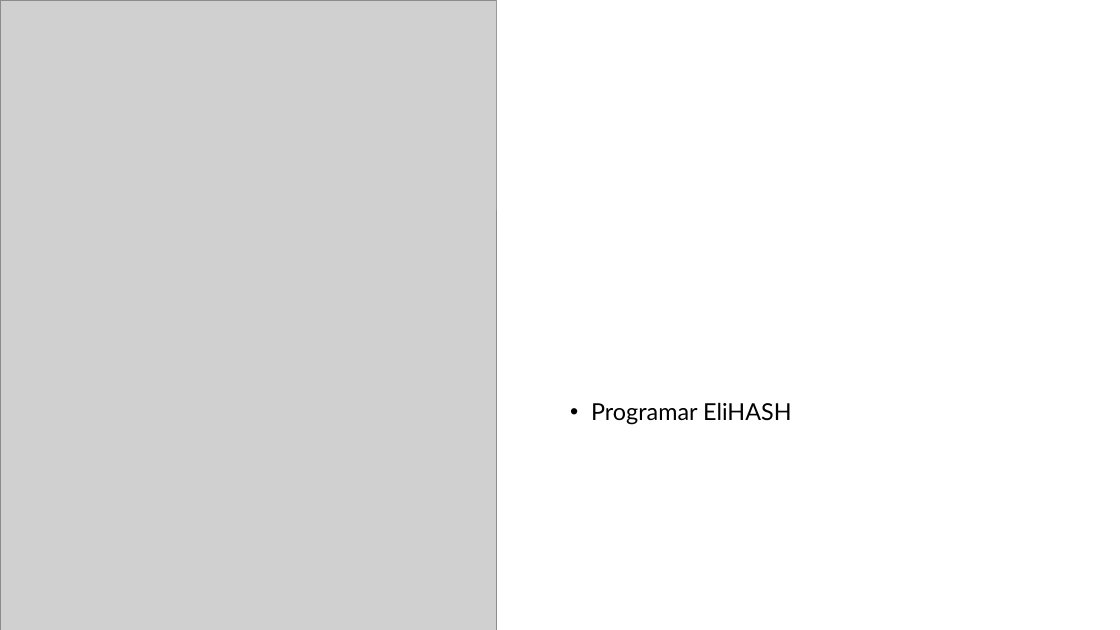
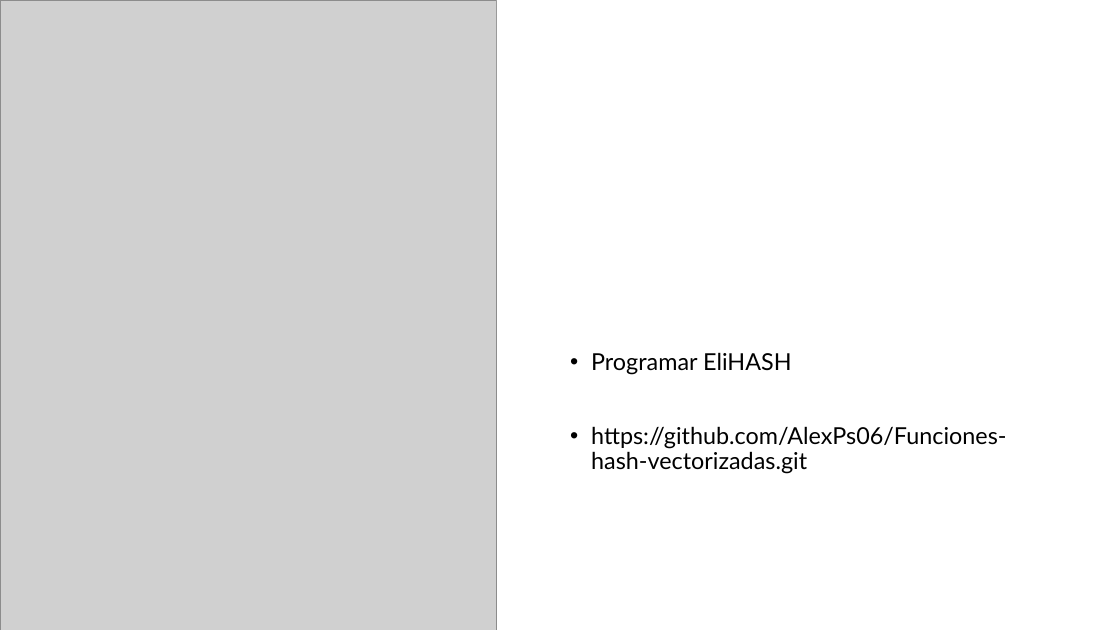
Before and after one commit to AlexPs06/Funciones-hash-vectorizadas, a slide deck: slide 28 of presentacion cripto hash.pptx (slide 19 before the commit). Drawn at 1120x630 pixels with LibreOffice and Linux fonts; fonts in the diff are those of the drawing; grey boxes stand for pictures. Boxes give left, top, right and bottom in pixels: in the first picture for what was removed or moved away, otherwise in the second. Text is boxed around its words. In the diff, an @@ line names an element or a change of style, - is before the commit and + after.

```diff
--- a/presentacion cripto hash.pptx
+++ b/presentacion cripto hash.pptx
@@ text at <box>591,426,1006,474</box>: paragraph added @@
+• https://github.com/AlexPs06/Funciones-hash-vectorizadas.git
```
Also in this commit, not shown: 1 other slide changed, 14 slides added, 5 slides removed.
